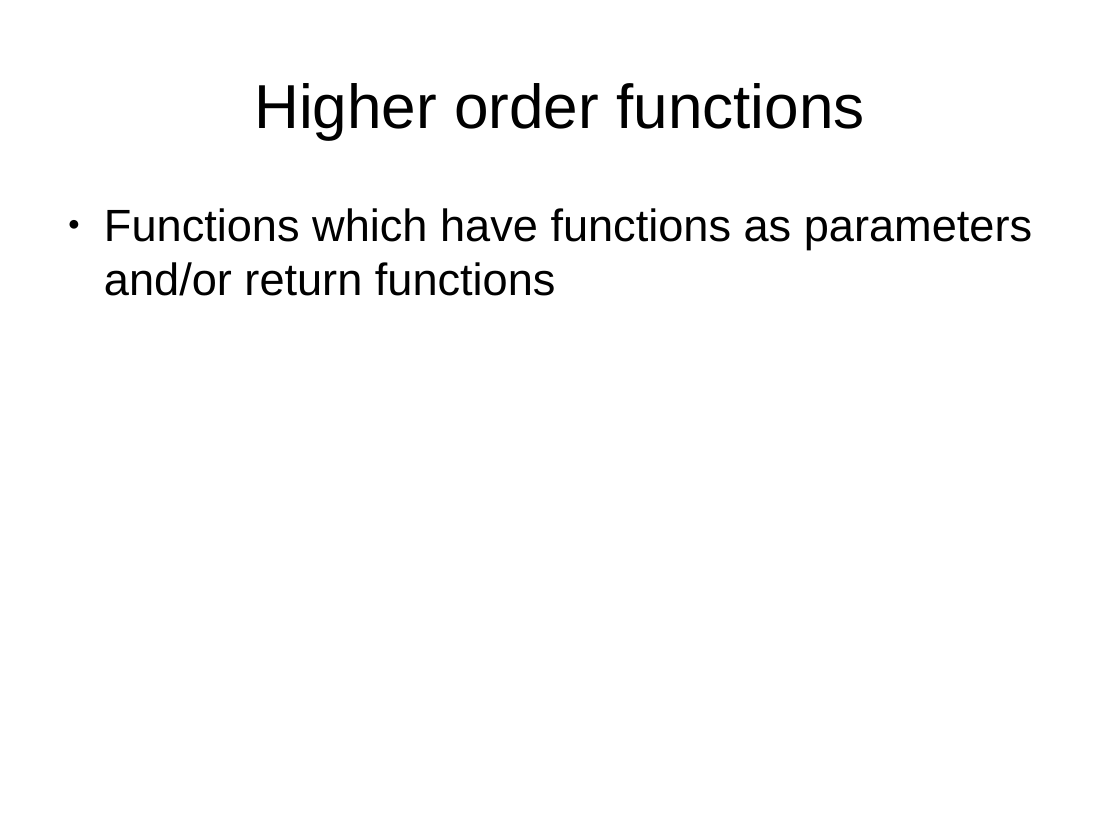
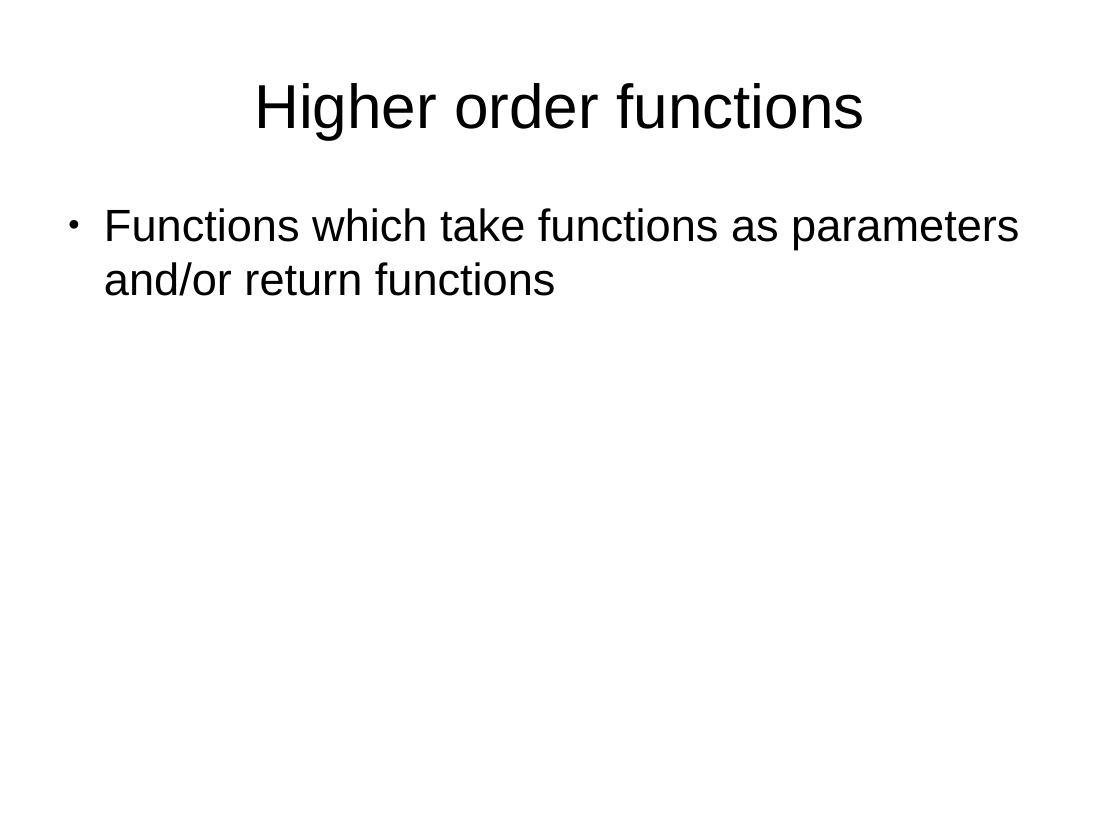
Before and after one commit to javaBin/scala-training-slides, a slide deck: slide 2 of 2.2 - higherorderfunctions.odp. Drawn at 1120x840 pixels with LibreOffice and Linux fonts; fonts in the diff are those of the drawing; background and template pictures are left out. Boxes give left, top, right and bottom in pixels: in the first picture for what was removed or moved away, otherwise in the second. Text is boxed around its words. In the diff, an @@ line names an element or a change of style, - is before the commit and + after.

```diff
--- a/2.2 - higherorderfunctions.odp
+++ b/2.2 - higherorderfunctions.odp
@@ text at [104, 208, 1019, 296]: text changed @@
-● Functions which have functions as parameters and/or return functions
+● Functions which take functions as parameters and/or return functions
```
Also in this commit, not shown: 3 other slides changed, 9 other files.
